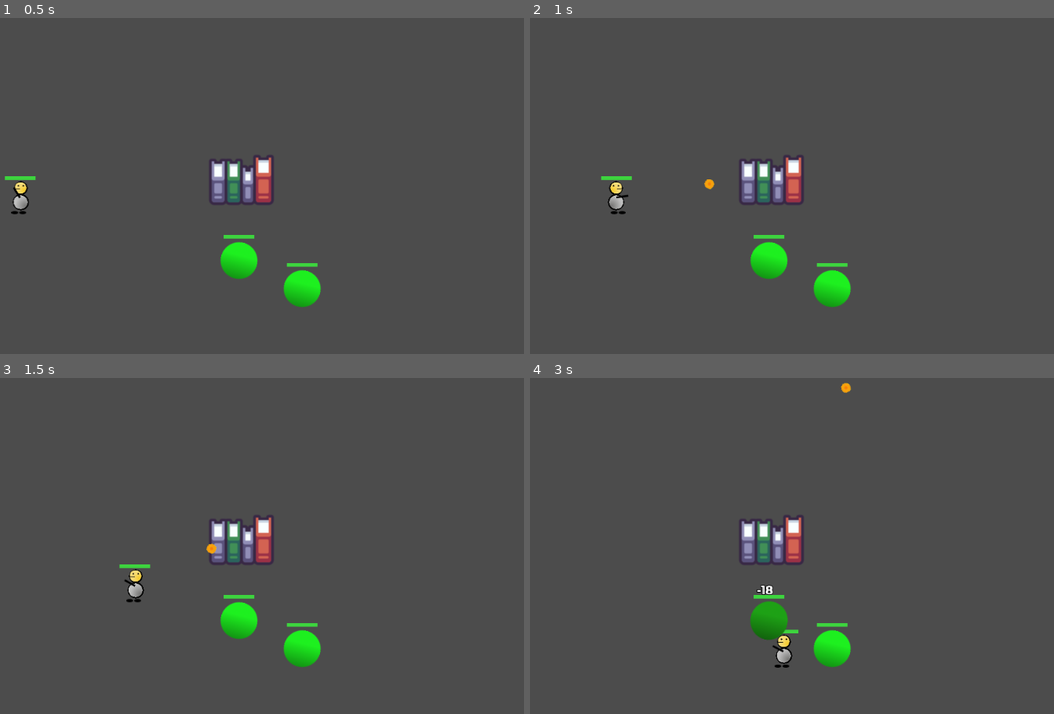
Above: before the commit, frames 1-4 (two rows, left to right).
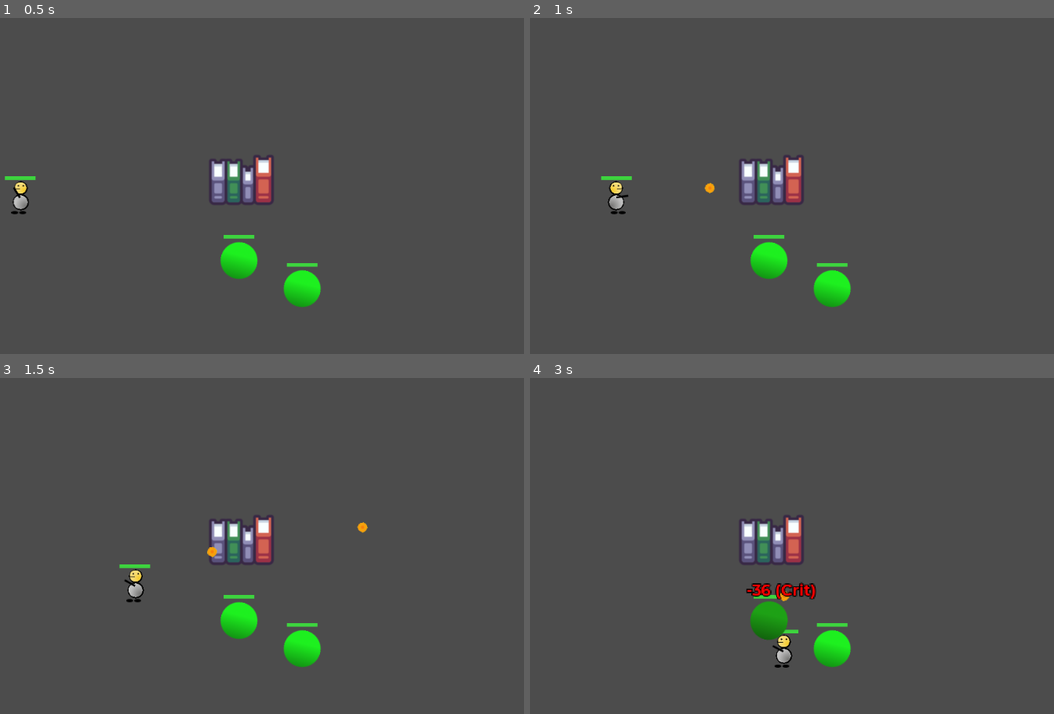
Above: after the commit, the same moments.

Repository: NPGodotEngine/Hack_And_Slash
Game: Godot game, scene res://Levels/TestLevel.tscn
Two runs of this game, one before a commit and one after it. Both use one fixed random seed, a clock stepped at 60 frames per second and the inputs below. The project has no main scene, so this scene is started directly.
Inputs (mouse positions are in pixels of both pictures, inside the frame that each line leads up to):
- Up to frame 1 (0.5 s): no input
- Up to frame 2 (1 s): tap Enter at 0.5 s; move the mouse to (875, 162) at 0.52 s; press the mouse at (875, 162) at 0.53 s; hold D (move_right) from 0.53 s (still down)
- Up to frame 3 (1.5 s): move the mouse to (83, 556) at 1.27 s; release D (move_right) at 1.28 s; release the mouse at (83, 556) at 1.28 s; hold S (move_down) from 1.28 s (still down); right-click (83, 556) at 1.35 s
- Up to frame 4 (3 s): move the mouse to (802, 458) at 2.02 s; release S (move_down) at 2.03 s; press the mouse at (802, 458) at 2.03 s; hold D (move_right) 2.03-2.78 s; move the mouse to (708, 613) at 2.77 s; release the mouse at (708, 613) at 2.78 s; hold W (move_up) from 2.78 s (still down); right-click (708, 613) at 2.85 s

Frame 1 is identical in both runs. In frame 2, less than 0.1% of the frame differs, in the area x 33-36%, y 48-53%; in frame 3, 0.1%; in frame 4, 0.5%, in the area x 41-62%, y 1-67%.

Commit message:
Refactor: Randomized and threshold checking with RNG

Diff:
--- a/Character/Character.gd
+++ b/Character/Character.gd
@@ -321,11 +321,6 @@
 	if is_equal_approx(_critical_strike_chance, 0.0):
 		return false
 
-	# RNG
-	randomize()
-	var rolled_chance = rand_range(_min_critical_strike_chance, _max_critical_strike_chance)
-	if (rolled_chance < _critical_strike_chance or
-		is_equal_approx(rolled_chance, _critical_strike_chance)):
-		return true
-
-	return false
+	# check if critical
+	return Utils.is_in_threshold(_critical_strike_chance,
+	_min_critical_strike_chance, _max_critical_strike_chance)
--- /dev/null
+++ b/Shared/Utils/Utils.gd
@@ -0,0 +1,17 @@
+extends Node
+
+# RNG check value is in a range
+##
+# Roll a randomized value between from_range and to_range
+# and then return `true` if the randomized value is under
+# and equal to `threshold` otherwise false
+##
+# `from_range`, `to_range` are inclusived
+func is_in_threshold(threshold, from_range, to_range) -> bool:
+    # RNG
+    randomize()
+    var rolled_chance = rand_range(from_range, to_range)
+    if (rolled_chance < threshold or
+        is_equal_approx(rolled_chance, threshold)):
+        return true
+    return false
--- a/Skills/Projectile/FireBulletSkill/FireBulletSkill.gd
+++ b/Skills/Projectile/FireBulletSkill/FireBulletSkill.gd
@@ -15,12 +15,7 @@
     for dir in shoot_dirs:
         var bullet: Projectile = self.projectile_scene.instance()
         get_tree().current_scene.add_child(bullet)
-        bullet.direction = dir
-        bullet.global_position = self.skill_owner.global_position
-        bullet.hit_damage = self.get_hit_damage()
-        bullet.speed = self.projectile_speed
-        bullet.life_span = self.projectile_life_span
-        bullet.penetration_chance = self.projectile_penetration
+        bullet.setup(self, direction, skill_owner.global_position)
 
     start_cool_down()
 
--- a/Skills/Projectile/Projectile.gd
+++ b/Skills/Projectile/Projectile.gd
@@ -4,29 +4,32 @@
 # warning-ignore:RETURN_VALUE_DISCARDED
 
 # Bullet _speed
-export var speed := 200.0
+var _speed := 200.0
 
 # Bullet life span duration
-export var life_span := 3.0 setget set_life_span
+var _life_span := 3.0
 
 # Life span timer
 var _life_span_timer: Timer = null
 
 # Bullet travel direction
-var direction := Vector2.ZERO
+var _direction := Vector2.ZERO
 
 # Hit damage
-var hit_damage: HitDamage = null
+var _hit_damage: HitDamage = null
 
 # Penetration chance
-var penetration_chance: float = 0.0
+var _penetration_chance: float = 0.0
+
+# Skill that shoot this projectile
+var _skill: Skill = null
 
 ## Getter Setter ##
 func set_life_span(value:float) -> void:
     if not is_inside_tree() or not _life_span_timer:
         yield(self, "ready")
-    life_span = value
-    _life_span_timer.start(life_span)
+    _life_span = value
+    _life_span_timer.start(_life_span)
 ## Getter Setter ##
 
 
@@ -58,31 +61,47 @@
 ## Singal callback ##
 
 
+# Setup projectile
+# Call this in order to setup projectile
+##
+# `skill` the skill fire this projectile
+# `direction` the direction this projectile is flying
+# `position` global position this projectile start
+func setup(skill:Skill, direction:Vector2, position:Vector2) -> void:
+    if not is_inside_tree():
+        yield(self, "ready")
+
+    _skill = skill
+    _direction = direction
+    global_position = position
+    _hit_damage = _skill.get_hit_damage()
+    _speed = _skill.projectile_speed
+    _life_span = _skill.projectile_life_span
+    _penetration_chance = _skill.projectile_penetration
+
+    # start life span timer
+    _life_span_timer.start(_life_span)
+
 # Move projectile
 ##
 # Move projectile straight line direction
 # or subclass override to behave differently
 func _move_projectile(delta:float) -> void:
-    var velocity := direction.normalized() * speed * delta
-    global_rotation = direction.angle()
+    var velocity := _direction.normalized() * _speed * delta
+    global_rotation = _direction.angle()
     global_position += velocity
 
 # Can this projectile penetrate the target
 func _is_penetrated() -> bool:
-    if is_equal_approx(penetration_chance, 0.0): return false
+    if is_equal_approx(_penetration_chance, 0.0): return false
 
-    # RNG
-    randomize()
-    var rolled_chance = rand_range(0.0001, 1.0)
-    if (rolled_chance < penetration_chance or
-        is_equal_approx(rolled_chance, penetration_chance)):
-        return true
-    return false
+    # check if penetrated
+    return Utils.is_in_threshold(_penetration_chance, 0.0001, 1.0)
 
 # Call when this projectile hit a physics body
 func _on_projectile_hit_body(body:Node) -> void:
     if body.has_method("take_damage"):
-        body.take_damage(hit_damage)
+        body.take_damage(_hit_damage)
 
     # free projectile if not penetrated
     if not _is_penetrated():
--- a/project.godot
+++ b/project.godot
@@ -65,6 +65,10 @@
 config/name="Hack_And_Slash"
 config/icon="res://icon.png"
 
+[autoload]
+
+Utils="*res://Shared/Utils/Utils.gd"
+
 [display]
 
 window/stretch/mode="viewport"
